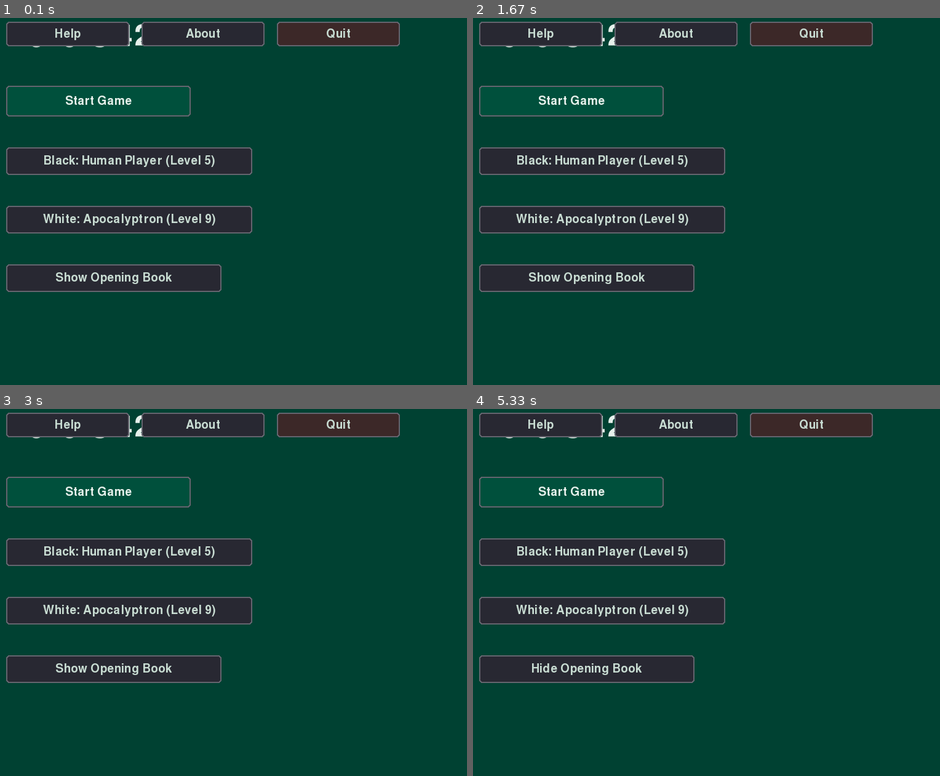
Above: before the commit, frames 1-4 (two rows, left to right).
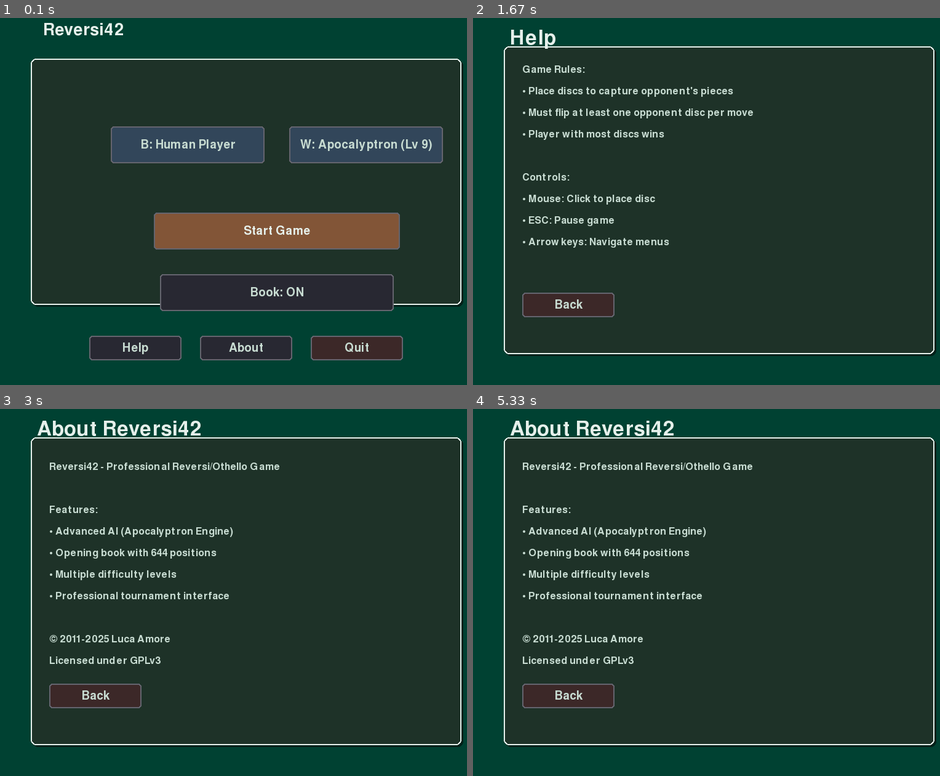
Above: after the commit, the same moments.

Repository: lookee/Reversi42
Game: pygame game, started from src/reversi42.py
Same seed, same stepped clock (60 frames per second), same inputs: the game is played once before the commit and once after it.
Inputs (mouse positions are in pixels of both pictures, inside the frame that each line leads up to):
- Up to frame 1 (0.1 s): no input
- Up to frame 2 (1.67 s): click (659, 146) at 0.38 s, where only the run after the commit has a clickable "B: Human Player"; click (627, 76) at 0.72 s, where only the run after the commit has a clickable "Human Player"; click (748, 293) at 1.05 s, where only the run after the commit has a clickable "Book: ON"; press the mouse at (608, 348) at 1.37 s; move the mouse to (683, 227) at 1.47 s; release the mouse at (762, 102) at 1.6 s
- Up to frame 3 (3 s): press the mouse at (93, 695) at 2.25 s; move the mouse to (182, 588) at 2.35 s; release the mouse at (270, 482) at 2.48 s; press the mouse at (275, 684) at 2.58 s; move the mouse to (294, 614) at 2.68 s; release the mouse at (312, 544) at 2.82 s; press the mouse at (247, 739) at 2.92 s
- Up to frame 4 (5.33 s): move the mouse to (753, 621) at 3.02 s; release the mouse at (785, 504) at 3.15 s; press the mouse at (575, 662) at 5.25 s

The runs differ from the first frame. In frame 1, 68% of the frame differs, in the area x 1-100%, y 1-94%; in frame 2, 77%; in frame 3, 77%, in the area x 1-100%, y 1-93%; in frame 4, 77%.

Commit message:
gui improvement

Diff:
--- a/src/ui/implementations/pygame/components/menu.py
+++ b/src/ui/implementations/pygame/components/menu.py
@@ -25,7 +25,7 @@
 from core.config import MenuConfig
 from Players.PlayerFactory import PlayerFactory
 from ui.widgets.base import HBox, VBox
-from ui.widgets.primitives import Button, Label, Panel
+from ui.widgets.primitives import Button, Label, Panel, panel
 
 
 class Menu:
@@ -121,155 +121,185 @@
         pygame.time.wait(3000)
 
     def _build_main_menu(self):
-        """Build main menu widget"""
-        self.main_menu_widget = VBox(
-            [], x=0, y=100, width=self.width, height=self.height - 100, spacing=50
-        )
-
-        # Title
-        title = Label("Reversi42", x=0, y=0, font_size=72, color=MenuConfig.TITLE_COLOR)
-        self.main_menu_widget.add(title)
-
-        # Start Game button
-        start_btn = Button(
+        """Build main menu widget with custom layout"""
+        # Create LARGER main panel (wider and taller)
+        panel_width = self.width - 100  # Much wider (was -200)
+        panel_height = self.height - 200  # Taller (was -300)
+        panel_x = (self.width - panel_width) // 2
+        panel_y = (self.height - panel_height - 80) // 2 + 10  # Leave space for title above and buttons below
+
+        self.main_menu_panel = Panel(x=panel_x, y=panel_y, width=panel_width, height=panel_height)
+        self.main_menu_panel.background_color = (30, 50, 40)
+        self.main_menu_panel.border_color = MenuConfig.TITLE_COLOR
+
+        # Title - ABOVE the panel, aligned with panel's left edge
+        title_x = panel_x + 20  # Align with panel's left border
+        title_y = panel_y - 60  # Above the panel
+        self.title_label = Label("Reversi42", x=title_x, y=title_y, font_size=40, color=MenuConfig.TITLE_COLOR)
+
+        # Calculate relative positions within panel
+        content_start_y = 60  # More space from top
+
+        # LARGER buttons positioned more to the right
+        button_width = 250  # Much wider (was 250)
+        button_y = content_start_y + 120  # Below title
+        spacing = 40  # More spacing between buttons
+
+        # Calculate position for player buttons (shifted more to the right)
+        total_width = button_width * 2 + spacing
+        start_x = (panel_width - total_width) // 2 + 100  # Shift 100px to the right (was 80)
+
+        # Black Player (centered left) - using B for Black
+        black_piece = "⚫"  # Black circle
+        black_text = f"B: {self.black_player}"
+        # Only show level for AI players, not for Human Player
+        if self.black_difficulty and self.black_player != "Human Player":
+            black_text += f" (Lv {self.black_difficulty})"
+        self.black_btn = Button(
+            black_text,
+            x=start_x,
+            y=button_y,
+            width=button_width,
+            height=60,  # Taller button
+            on_click=lambda: self._open_player_selection("black"),
+            color=(50, 70, 90),  # Blu tendente al grigio
+            hover_color=(70, 90, 110),  # Blu più chiaro per hover
+            text_color=MenuConfig.TEXT_COLOR,
+        )
+        self.main_menu_panel.add(self.black_btn)
+
+        # White Player (centered right) - using W for White
+        white_piece = "⚪"  # White circle
+        white_text = f"W: {self.white_player}"
+        # Only show level for AI players, not for Human Player
+        if self.white_difficulty and self.white_player != "Human Player":
+            white_text += f" (Lv {self.white_difficulty})"
+        self.white_btn = Button(
+            white_text,
+            x=start_x + button_width + spacing,
+            y=button_y,
+            width=button_width,
+            height=60,  # Taller button
+            on_click=lambda: self._open_player_selection("white"),
+            color=(50, 70, 90),  # Blu tendente al grigio
+            hover_color=(70, 90, 110),  # Blu più chiaro per hover
+            text_color=MenuConfig.TEXT_COLOR,
+        )
+        self.main_menu_panel.add(self.white_btn)
+
+        # Start Game button (larger, more to the right, lower)
+        start_btn_width = 400  # Much wider (was 300)
+        self.start_btn = Button(
             "Start Game",
-            x=0,
-            y=0,
-            width=300,
-            height=50,
+            x=(panel_width - start_btn_width) // 2 + 100,  # Shift 100px to the right (was 80)
+            y=button_y + 140,  # Lower position
+            width=start_btn_width,
+            height=60,  # Taller (was 55)
             on_click=lambda: self._handle_start_game(),
-            color=MenuConfig.HIGHLIGHT_COLOR,
+            color=(130, 85, 55),  # Arancione tendente al grigio
+            hover_color=(155, 105, 70),  # Arancione più chiaro per hover
             text_color=MenuConfig.TITLE_COLOR,
         )
-        self.main_menu_widget.add(start_btn)
-
-        # Black Player selection
-        black_text = f"Black: {self.black_player}"
-        if self.black_difficulty:
-            black_text += f" (Level {self.black_difficulty})"
-        black_btn = Button(
-            black_text,
-            x=0,
-            y=0,
-            width=400,
-            height=45,
-            on_click=lambda: self._open_player_selection("black"),
-            color=(40, 40, 50),
-            text_color=MenuConfig.TEXT_COLOR,
-        )
-        self.main_menu_widget.add(black_btn)
-
-        # White Player selection
-        white_text = f"White: {self.white_player}"
-        if self.white_difficulty:
-            white_text += f" (Level {self.white_difficulty})"
-        white_btn = Button(
-            white_text,
-            x=0,
-            y=0,
-            width=400,
-            height=45,
-            on_click=lambda: self._open_player_selection("white"),
-            color=(40, 40, 50),
-            text_color=MenuConfig.TEXT_COLOR,
-        )
-        self.main_menu_widget.add(white_btn)
-
-        # Show Opening toggle
-        opening_text = "Show Opening Book" if self.show_opening else "Hide Opening Book"
-        opening_btn = Button(
+        self.main_menu_panel.add(self.start_btn)
+
+        # Opening Book toggle (larger, more to the right, lower)
+        opening_text = "Book: ON" if self.show_opening else "Book: OFF"
+        opening_btn_width = 380  # Wider (was 280)
+        self.opening_btn = Button(
             opening_text,
-            x=0,
-            y=0,
-            width=350,
-            height=45,
+            x=(panel_width - opening_btn_width) // 2 + 100,  # Shift 100px to the right (was 80)
+            y=button_y + 240,  # Lower position
+            width=opening_btn_width,
+            height=60,  # Taller (was 45)
             on_click=lambda: self._toggle_opening(),
             color=(40, 40, 50),
             text_color=MenuConfig.TEXT_COLOR,
         )
-        self.main_menu_widget.add(opening_btn)
-
-        # Help, About, Quit
-        # Bottom buttons in HBox with explicit positioning
-        button_row = HBox([], spacing=20)
-
-        help_btn = Button(
+        self.main_menu_panel.add(self.opening_btn)
+
+        # Bottom buttons (Help, About, Quit) - centered at bottom of screen
+        button_y = self.height - 80
+        button_width = 150
+        spacing = 30
+        total_button_width = button_width * 3 + spacing * 2
+        start_x = (self.width - total_button_width) // 2
+
+        self.help_btn = Button(
             "Help",
-            x=0,
-            y=0,
-            width=200,
+            x=start_x,
+            y=button_y,
+            width=button_width,
             height=40,
             on_click=lambda: self._show_help(),
             color=(40, 40, 50),
             text_color=MenuConfig.TEXT_COLOR,
         )
-        about_btn = Button(
+
+        self.about_btn = Button(
             "About",
-            x=0,
-            y=0,
-            width=200,
+            x=start_x + button_width + spacing,
+            y=button_y,
+            width=button_width,
             height=40,
             on_click=lambda: self._show_about(),
             color=(40, 40, 50),
             text_color=MenuConfig.TEXT_COLOR,
         )
-        quit_btn = Button(
+
+        self.quit_btn = Button(
             "Quit",
-            x=0,
-            y=0,
-            width=200,
+            x=start_x + (button_width + spacing) * 2,
+            y=button_y,
+            width=button_width,
             height=40,
             on_click=lambda: self._quit(),
             color=(60, 40, 40),
             text_color=MenuConfig.TEXT_COLOR,
         )
 
-        button_row.add(help_btn)
-        button_row.add(about_btn)
-        button_row.add(quit_btn)
-
-        self.main_menu_widget.add(button_row)
-
-        # Center everything
-        self.main_menu_widget.rect.centerx = self.width // 2
-
     def _build_player_selection_menu(self, player_color):
         """Build player selection submenu"""
-        self.submenu_widget = Panel(x=150, y=100, width=500, height=500)
+        panel_width = 500
+        panel_height = 500
+        self.submenu_widget = Panel(x=150, y=100, width=panel_width, height=panel_height)
         self.submenu_widget.background_color = (30, 50, 40)
         self.submenu_widget.border_color = MenuConfig.TITLE_COLOR
 
-        # Title
+        # Title (centered)
         title = Label(
             f"Select {player_color.capitalize()} Player",
-            x=20,
+            x=0,
             y=20,
             font_size=36,
             color=MenuConfig.TITLE_COLOR,
         )
+        title.x = (panel_width - 350) // 2  # Center title
         self.submenu_widget.add(title)
 
-        # Player type buttons
+        # Player type buttons (centered)
+        button_width = 400
+        button_x = (panel_width - button_width) // 2  # Center buttons
         y_pos = 80
+
         for player_type in self.player_types:
             btn = Button(
                 player_type,
-                x=50,
+                x=button_x,
                 y=y_pos,
-                width=400,
-                height=40,
+                width=button_width,
+                height=45,
                 on_click=lambda pt=player_type: self._select_player_type(player_color, pt),
-                color=(50, 70, 60),
+                color=(40, 40, 50),
                 text_color=MenuConfig.TEXT_COLOR,
             )
             self.submenu_widget.add(btn)
-            y_pos += 50
-
-        # Back button
+            y_pos += 55
+
+        # Back button (centered)
         back_btn = Button(
             "Back",
-            x=50,
-            y=450,
+            x=(panel_width - 150) // 2,
+            y=panel_height - 70,
             width=150,
             height=40,
             on_click=lambda: self._back_to_main(),
@@ -280,41 +310,47 @@
 
     def _build_difficulty_menu(self, player_color, player_type):
         """Build difficulty selection submenu"""
-        self.submenu_widget = Panel(x=200, y=150, width=400, height=400)
+        panel_width = 400
+        panel_height = 400
+        self.submenu_widget = Panel(x=200, y=150, width=panel_width, height=panel_height)
         self.submenu_widget.background_color = (30, 50, 40)
         self.submenu_widget.border_color = MenuConfig.TITLE_COLOR
 
-        # Title
+        # Title (centered)
         title = Label(
             f"Select Difficulty for {player_type}",
-            x=20,
+            x=0,
             y=20,
             font_size=28,
             color=MenuConfig.TITLE_COLOR,
         )
+        title.x = (panel_width - 300) // 2  # Center title
         self.submenu_widget.add(title)
 
-        # Difficulty buttons
+        # Difficulty buttons (centered)
+        button_width = 300
+        button_x = (panel_width - button_width) // 2  # Center buttons
         y_pos = 80
+
         for diff in self.difficulties:
             btn = Button(
                 f"Level {diff}",
-                x=50,
+                x=button_x,
                 y=y_pos,
-                width=300,
-                height=40,
+                width=button_width,
+                height=45,
                 on_click=lambda d=diff: self._select_difficulty(player_color, d),
-                color=(50, 70, 60),
+                color=(40, 40, 50),
                 text_color=MenuConfig.TEXT_COLOR,
             )
             self.submenu_widget.add(btn)
-            y_pos += 50
-
-        # Back button
+            y_pos += 55
+
+        # Back button (centered)
         back_btn = Button(
             "Back",
-            x=50,
-            y=330,
+            x=(panel_width - 150) // 2,
+            y=panel_height - 70,
             width=150,
             height=40,
             on_click=lambda: self._back_to_player_selection(player_color),
@@ -525,8 +561,15 @@
                             self._back_to_main()
                 else:
                     # Pass event to current widget
-                    if self.current_screen == "main" and self.main_menu_widget:
-                        self.main_menu_widget.handle_event(event)
+                    if self.current_screen == "main":
+                        # Handle title (above panel)
+                        self.title_label.handle_event(event)
+                        # Handle panel (contains all main menu widgets)
+                        self.main_menu_panel.handle_event(event)
+                        # Also handle bottom buttons (outside panel)
+                        self.help_btn.handle_event(event)
+                        self.about_btn.handle_event(event)
+                        self.quit_btn.handle_event(event)
                     elif (
                         self.current_screen in ["player_select", "difficulty_select"]
                         and self.submenu_widget
@@ -540,8 +583,15 @@
             # Render
             self.screen.fill(self.bg_color)
 
-            if self.current_screen == "main" and self.main_menu_widget:
-                self.main_menu_widget.render(self.screen)
+            if self.current_screen == "main":
+                # Render title (above panel)
+                self.title_label.render(self.screen)
+                # Render main menu panel
+                self.main_menu_panel.render(self.screen)
+                # Render bottom buttons (outside panel)
+                self.help_btn.render(self.screen)
+                self.about_btn.render(self.screen)
+                self.quit_btn.render(self.screen)
             elif (
                 self.current_screen in ["player_select", "difficulty_select"]
                 and self.submenu_widget
